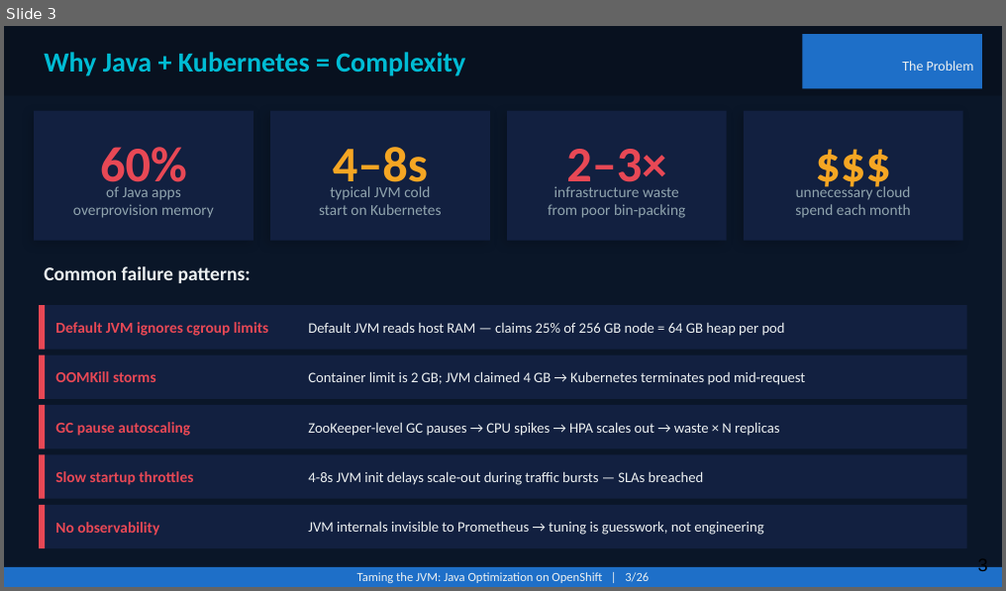
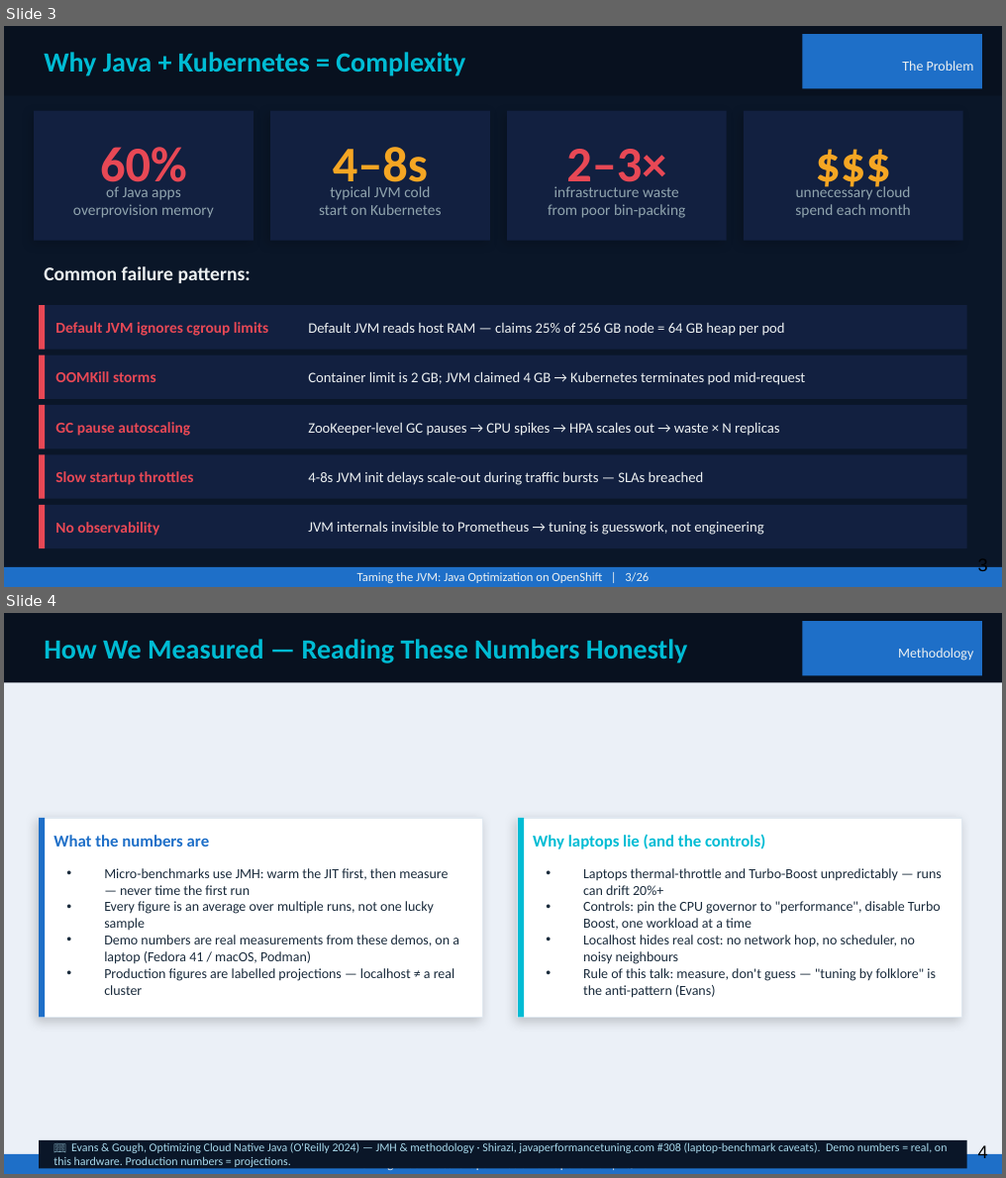
Before and after one commit to patterncatalyst/quarkus-optimization, a slide deck: presentation/optimizing-quarkus-on-kubernetes.pptx. Shown one above the other, each under a label of ours: slide 3 before the commit, slides 3 and 4 after it. The pictures are 1006x591 and 1006x1178 pixels, drawn with LibreOffice and Linux fonts; fonts in the diff are those of the drawing. Boxes give left, top, right and bottom in pixels: in the first picture for what was removed or moved away, otherwise in the second. Text is boxed around its words. In the diff, an @@ line names an element or a change of style, - is before the commit and + after.

```diff
--- a/presentation/optimizing-quarkus-on-kubernetes.pptx
+++ b/presentation/optimizing-quarkus-on-kubernetes.pptx
@@ slide 4 added at (4, 613, 1002, 1174), background #EBF0F7 @@
@@ rectangle added at (4, 613, 1002, 683), fill #08111F @@
@@ text added at (44, 639, 688, 663), 20 pt, text #00BCD4, bold @@
+How We Measured — Reading These Numbers Honestly
@@ rectangle added at (802, 621, 982, 676), fill #1E6FC8 @@
@@ text added at (898, 648, 973, 661), 10 pt, text #ECF0F1 @@
+Methodology
@@ rectangle added at (39, 818, 483, 1017), fill #FFFFFF, outline #E0E8F0 1 pt @@
@@ rectangle added at (39, 818, 45, 1017), fill #1E6FC8 @@
@@ rectangle added at (518, 818, 962, 1017), fill #FFFFFF, outline #E0E8F0 1 pt @@
@@ rectangle added at (518, 818, 524, 1017), fill #00BCD4 @@
@@ text added at (54, 835, 210, 847), 12 pt, text #1E6FC8, bold @@
+What the numbers are
@@ text added at (533, 834, 765, 850), 12 pt, text #00BCD4, bold @@
+Why laptops lie (and the controls)
@@ text added at (104, 868, 459, 995), 10 pt, text #1A2B3C @@
+• Micro-benchmarks use JMH: warm the JIT first, then measure — never time the first run
+• Every figure is an average over multiple runs, not one lucky sample
+• Demo numbers are real measurements from these demos, on a laptop (Fedora 41 / macOS, Podman)
+• Production figures are labelled projections — localhost ≠ a real cluster
@@ text added at (583, 868, 942, 998), 10 pt, text #1A2B3C @@
+• Laptops thermal-throttle and Turbo-Boost unpredictably — runs can drift 20%+
+• Controls: pin the CPU governor to "performance", disable Turbo Boost, one workload at a time
+• Localhost hides real cost: no network hop, no scheduler, no noisy neighbours
+• Rule of this talk: measure, don't guess — "tuning by folklore" is the anti-pattern (Evans)
@@ rectangle added at (39, 1141, 967, 1168), fill #0A1628 @@
@@ text added at (54, 1143, 947, 1170), 8.5 pt, text #A8D8EA @@
+📖 Evans & Gough, Optimizing Cloud Native Java (O'Reilly 2024) — JMH & methodology · Shirazi, javaperformancetuning.com #308 (laptop-benchmark caveats). Demo numbers = real, on this hardware. Production numbers = projections.
@@ page number added at (978, 1145, 988, 1158), 13 pt, text #000000 @@
+4
@@ rectangle added at (4, 1154, 1002, 1173), fill #1E6FC8 @@
@@ text added at (357, 1168, 648, 1171), 9 pt, text #ECF0F1 @@
+Taming the JVM: Java Optimization on OpenShift | 3/26
```
Also in this commit, not shown: 3 slides changed, 1 other slide added, 1 other file.
